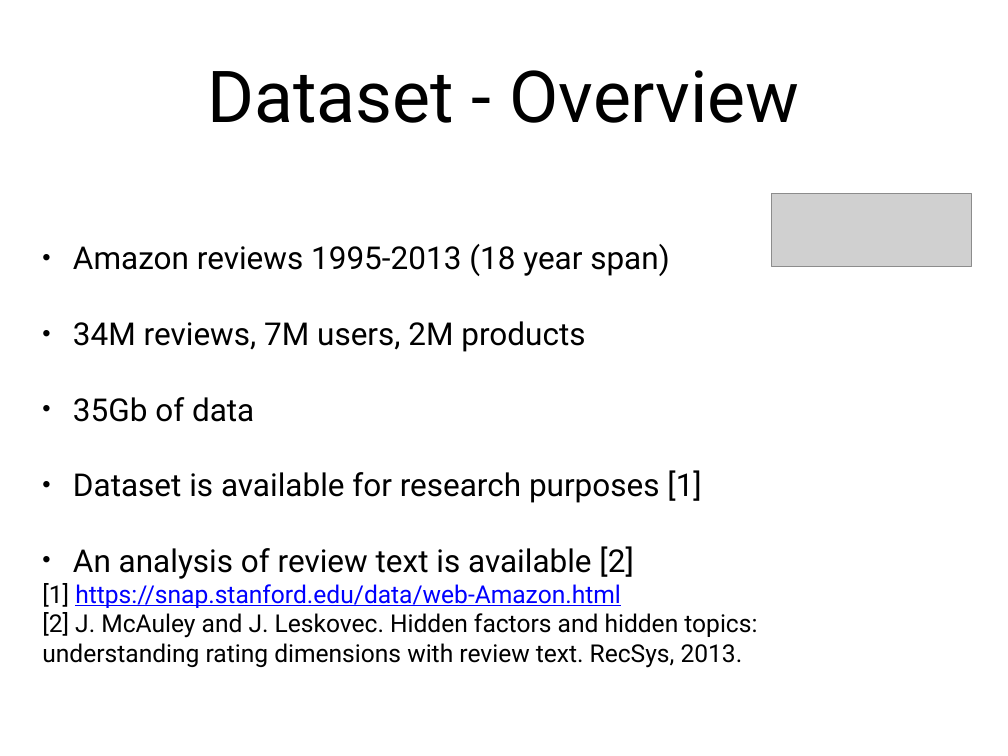
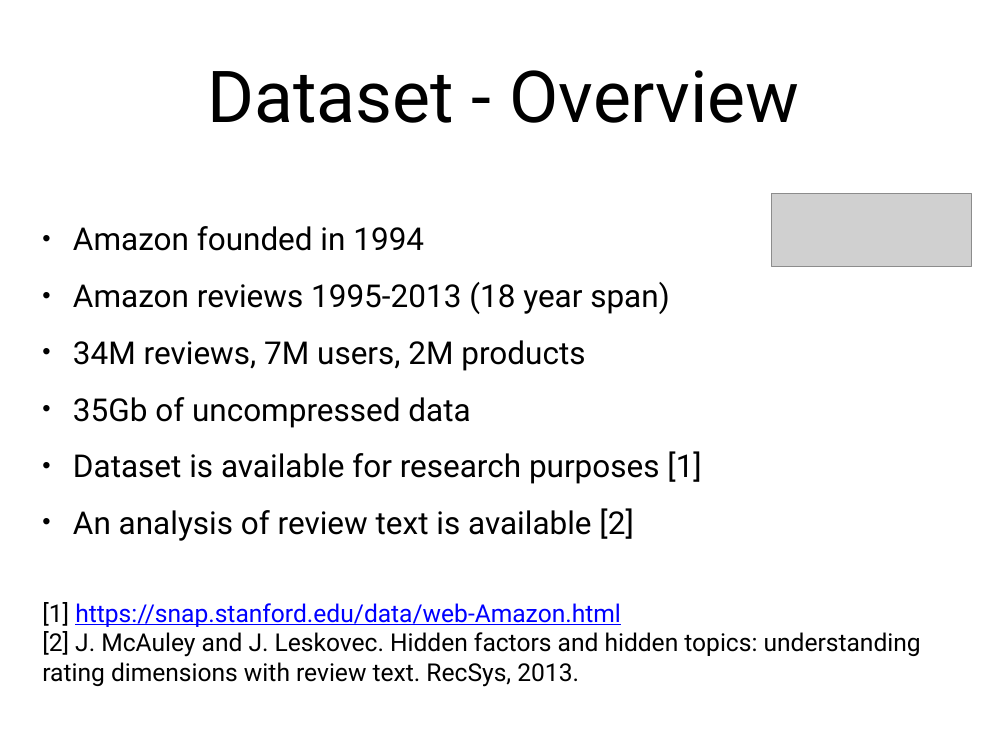
Before and after one commit to jcarreira/amazon-study, a slide deck: slide 3 of presentation/jcarreira_presentation.pptx. Drawn at 1008x756 pixels with LibreOffice and Linux fonts; fonts in the diff are those of the drawing; grey boxes stand for pictures. Boxes give left, top, right and bottom in pixels: in the first picture for what was removed or moved away, otherwise in the second. Text is boxed around its words. In the diff, an @@ line names an element or a change of style, - is before the commit and + after.

```diff
--- a/presentation/jcarreira_presentation.pptx
+++ b/presentation/jcarreira_presentation.pptx
@@ text at bbox=[73, 226, 424, 251]: paragraph added @@
+• Amazon founded in 1994
@@ text at bbox=[73, 282, 701, 541]: line spacing 2 to 1.5 @@
@@ text at bbox=[73, 397, 470, 428]: text changed @@
-• 35Gb of data
+• 35Gb of uncompressed data
```
Also in this commit, not shown: 6 other slides changed, 3 slides added, 1 slide removed, 2 other files.
